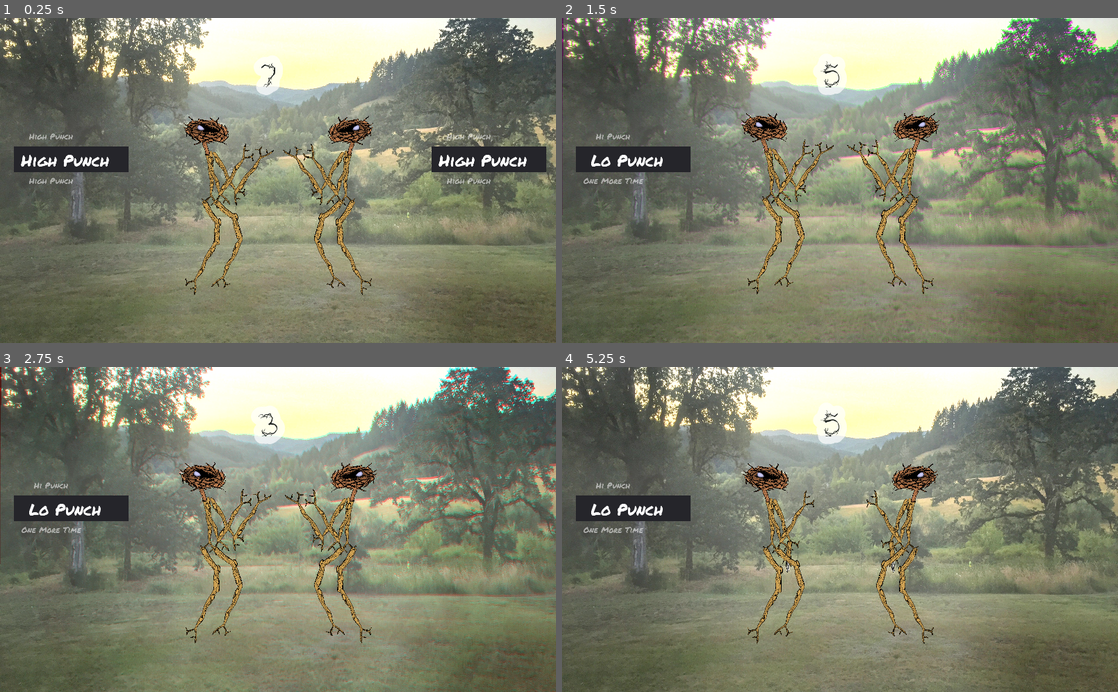
Above: before the commit, frames 1-4 (two rows, left to right).
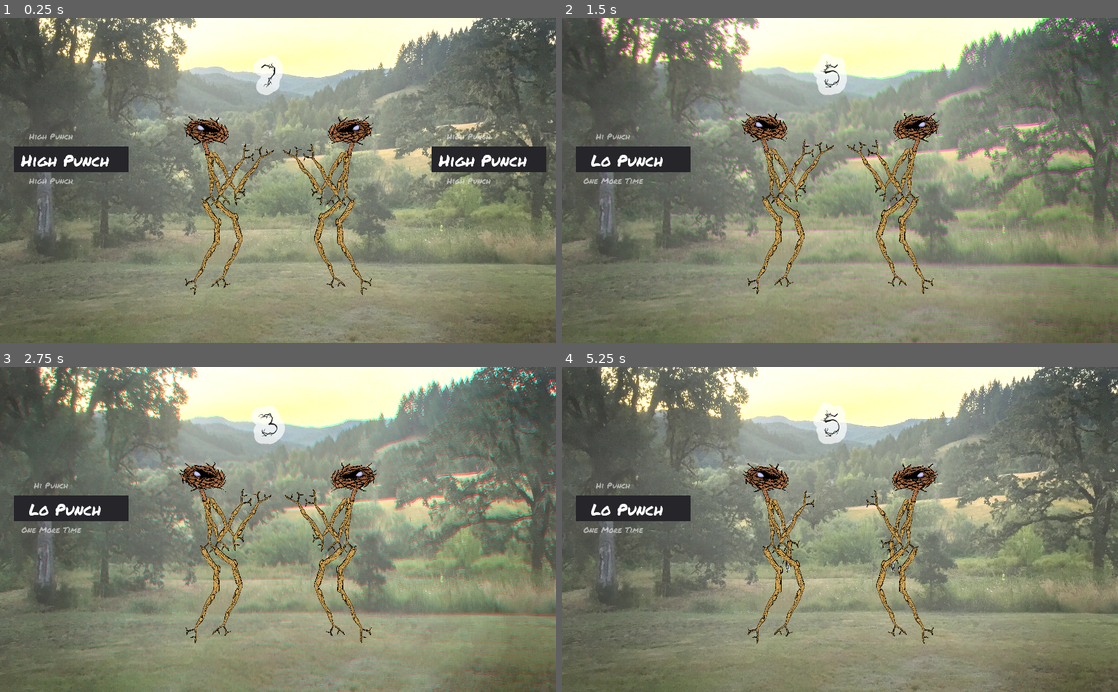
Above: after the commit, the same moments.

Repository: thesage1014/pigsSSJomt
Game: Godot game, scene res://sticky.tscn
The game is run twice, just before and just after one commit, with the same random seed, the same clock (stepped at 60 frames per second) and the same inputs.
Inputs:
- Up to frame 1 (0.25 s): no input
- Up to frame 2 (1.5 s): tap Enter (ui_accept) at 0.5, 0.77 s; hold Left (p1_a) 0.53-1.28 s; tap Up (p1_b) at 1.35 s
- Up to frame 3 (2.75 s): tap Enter (ui_accept) at 1.52 s; hold Down (p1_c) from 2.03 s (still down)
- Up to frame 4 (5.25 s): release Down (p1_c) at 2.78 s; tap A (p2_a) at 2.85 s; tap Enter (ui_accept) at 3.02, 3.77, 4.52 s; hold E (p2_b) 3.53-4.28 s; tap D (p2_c) at 4.35 s; hold Left (p1_a) from 5.03 s (still down)

The runs differ from the first frame. In frame 1, 35% of the frame differs, in the area x 0-100%, y 0-100%; in frame 2, 43%; in frame 3, 43%; in frame 4, 36%.

Commit message:
frame
moved and expanded bg to keep everything in frame whilst aberrating

Diff:
--- a/sticky.tscn
+++ b/sticky.tscn
@@ -39,8 +39,11 @@
 scale = Vector2( 0.5, 0.5 )
 
 [node name="background" type="Control" parent="."]
-margin_right = 40.0
-margin_bottom = 40.0
+margin_left = 100.0
+margin_top = 100.0
+margin_right = 140.0
+margin_bottom = 140.0
+rect_scale = Vector2( 1.2, 1.2 )
 script = ExtResource( 1 )
 magnitude = 10
 
